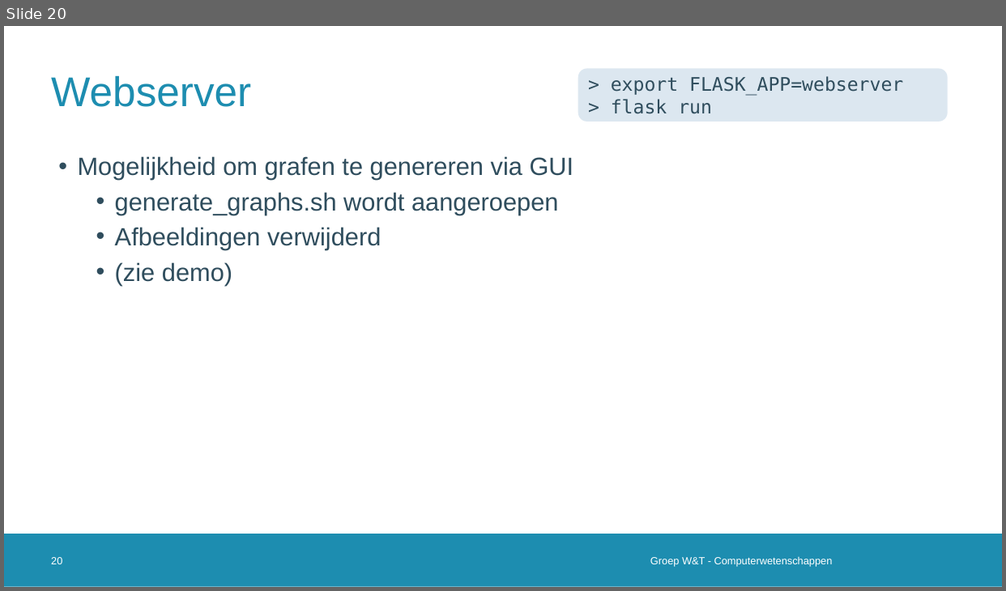
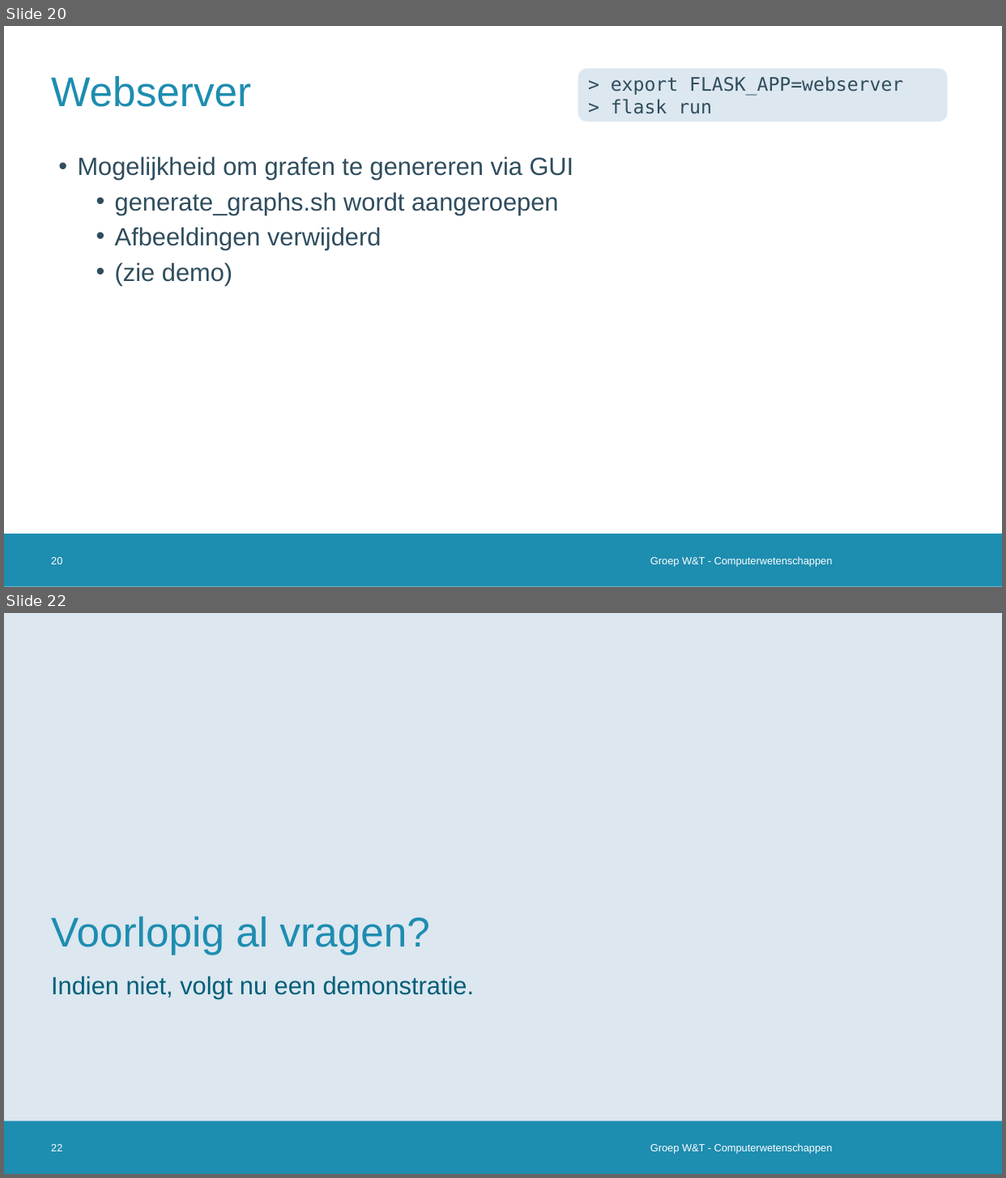
Before and after one commit to vanschependom/KULAK_IW-shed-of-graphs, a slide deck: defense.pptx. Shown one above the other, each under a label of ours: slide 20 before the commit, slides 20 and 22 after it; the slides between them are not shown. The pictures are 1006x591 and 1006x1178 pixels, drawn with LibreOffice and Linux fonts; fonts in the diff are those of the drawing; background and template pictures are left out. Boxes give left, top, right and bottom in pixels: in the first picture for what was removed or moved away, otherwise in the second. Text is boxed around its words. In the diff, an @@ line names an element or a change of style, - is before the commit and + after.

```diff
--- a/defense.pptx
+++ b/defense.pptx
@@ slide 22 added at box(4, 613, 1002, 1174), background #FFFFFF; not listed: 1 template element that a slide beside it also shows @@
@@ rectangle added at box(4, 613, 1002, 1122), fill #DCE7F0 @@
@@ title added at box(51, 917, 429, 955), 40 pt, text #1D8DB0 @@
+Voorlopig al vragen?
@@ text added at box(51, 976, 475, 999), 24 pt, text #005E77 @@
+Indien niet, volgt nu een demonstratie.
@@ page number added at box(51, 1144, 62, 1152), 10 pt, text #FFFFFF @@
+22
@@ text added at box(650, 1144, 833, 1154), 10 pt, text #FFFFFF @@
+Groep W&T - Computerwetenschappen
```
Also in this commit, not shown: 1 slide changed, 1 other slide added, 2 other files.
